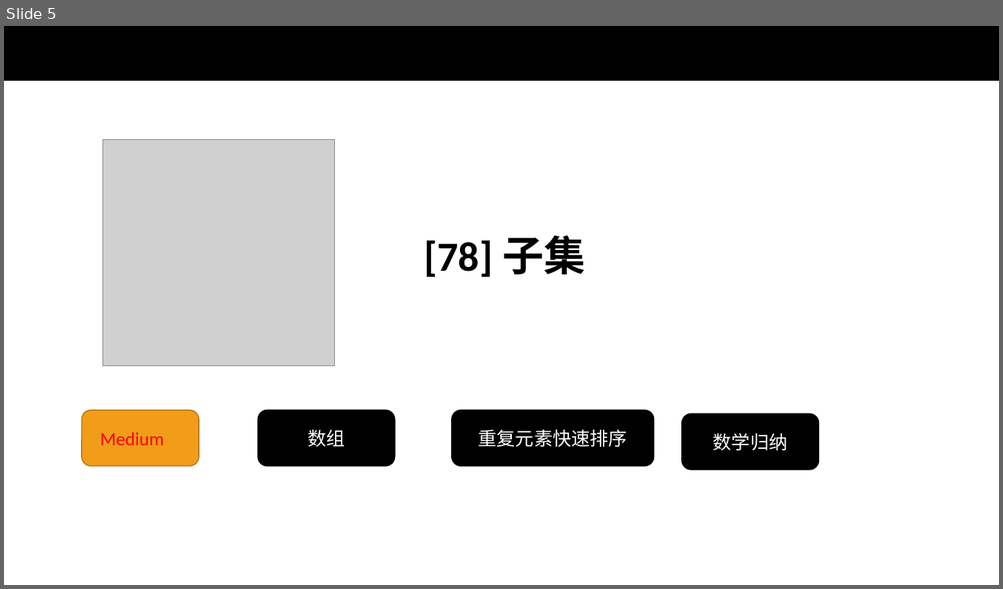
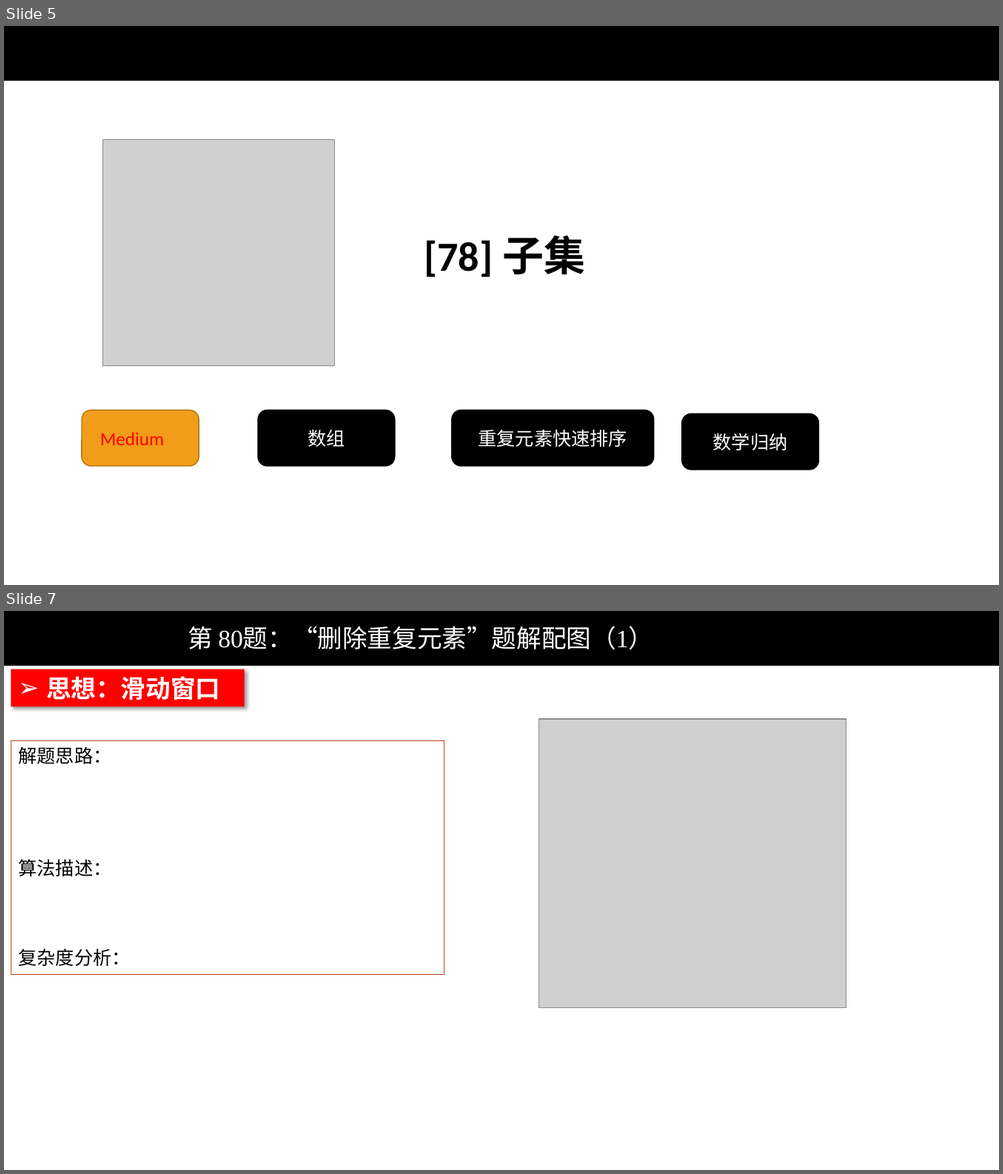
Before and after one commit to wangcy6/leetcode, a slide deck: leetcode.pptx. Shown one above the other, each under a label of ours: slide 5 before the commit, slides 5 and 7 after it; the slides between them are not shown. The pictures are 1003x589 and 1003x1174 pixels, drawn with LibreOffice and Linux fonts; fonts in the diff are those of the drawing; grey boxes stand for pictures; background and template pictures are left out. Boxes give left, top, right and bottom in pixels: in the first picture for what was removed or moved away, otherwise in the second. Text is boxed around its words. In the diff, an @@ line names an element or a change of style, - is before the commit and + after.

```diff
--- a/leetcode.pptx
+++ b/leetcode.pptx
@@ slide 7 added at (4, 611, 999, 1170), background #FFFFFF; not listed: 1 template element that a slide beside it also shows @@
@@ text added at (188, 626, 653, 649), 24 pt, text #FFFFFF @@
+第 80题：“删除重复元素”题解配图（1）
@@ rectangle added at (11, 669, 244, 706), fill #FF0000, 24 pt, text #FFFFFF, bold @@
+➢ 思想：滑动窗口
@@ picture added at (539, 719, 845, 1008) @@
@@ rectangle added at (11, 741, 444, 974), fill #FFFFFF, outline #B74919 1 pt, 18 pt, text #000000 @@
+解题思路：
+算法描述：
+复杂度分析：
```
Also in this commit, not shown: 2 other slides added, 1 slide removed, 5 other files.
